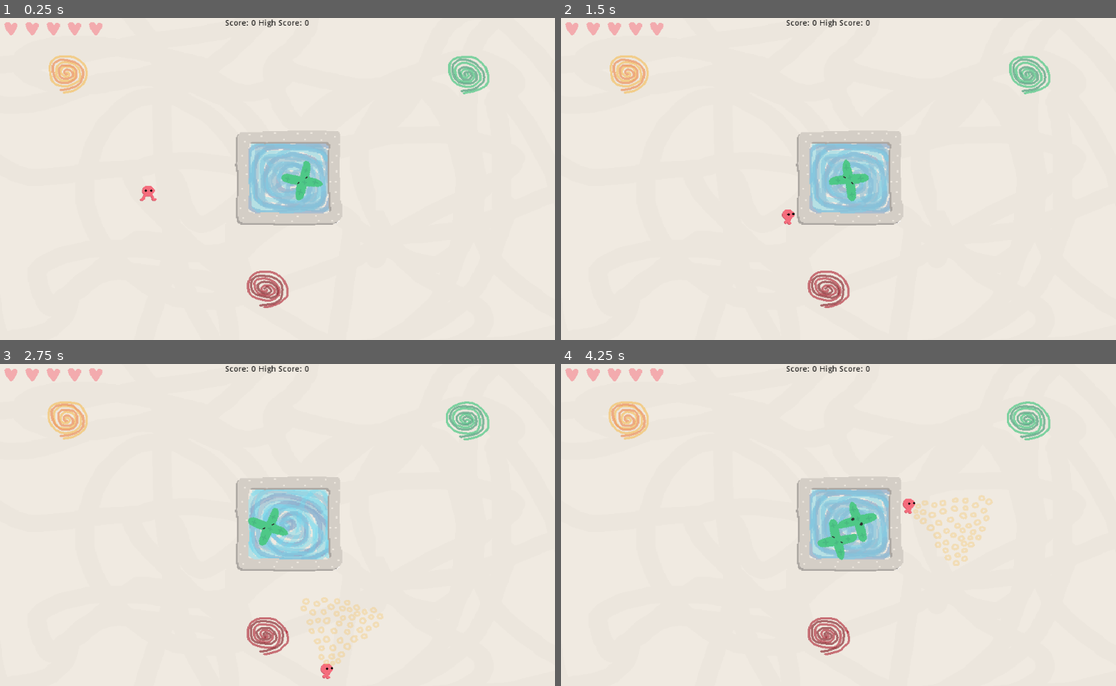
Above: before the commit, frames 1-4 (two rows, left to right).
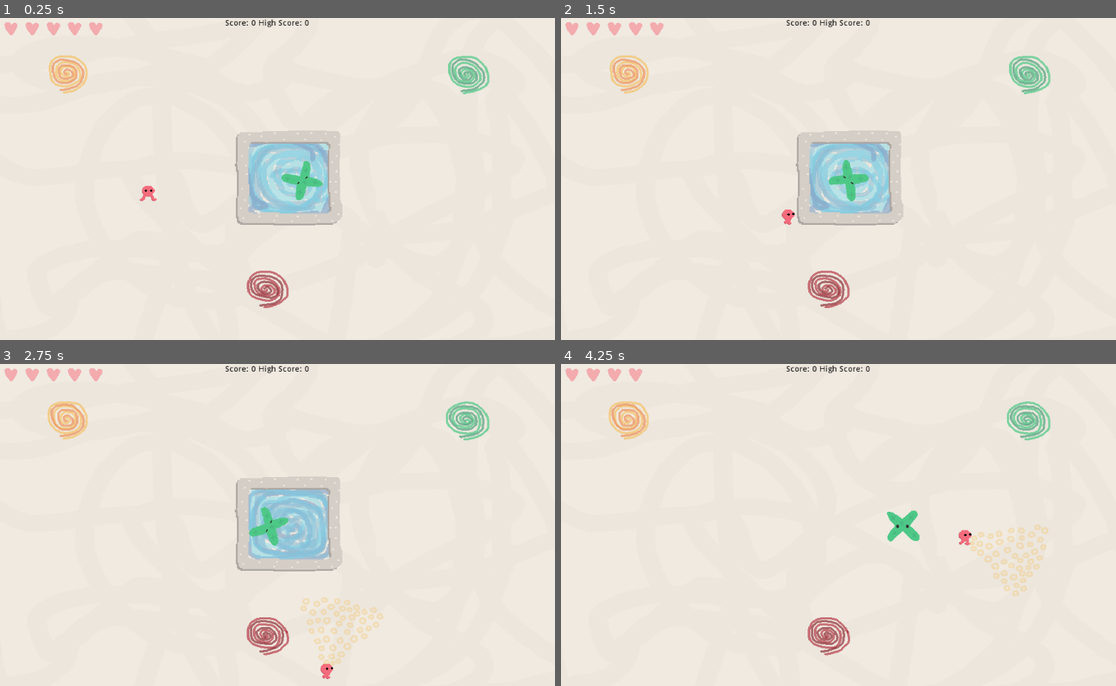
Above: after the commit, the same moments.

Repository: colinkarpfinger/HalfLife3
Game: Godot game, scene res://Scenes/Main.tscn
Two runs of this game, one before a commit and one after it. Both use one fixed random seed, a clock stepped at 60 frames per second and the inputs below. Sound files missing from this copy of the repository are replaced by a short silence.
Inputs (mouse positions are in pixels of both pictures, inside the frame that each line leads up to):
- Up to frame 1 (0.25 s): no input
- Up to frame 2 (1.5 s): move the mouse to (844, 27) at 0.52 s; press the mouse at (844, 27) at 0.53 s; hold D (move_right) 0.53-1.28 s; move the mouse to (727, 195) at 1.27 s; release the mouse at (727, 195) at 1.28 s; hold S (move_down) from 1.28 s (still down); click (727, 195) at 1.35 s
- Up to frame 3 (2.75 s): move the mouse to (333, 454) at 2.02 s; release S (move_down) at 2.03 s; press the mouse at (333, 454) at 2.03 s; hold D (move_right) from 2.03 s (still down)
- Up to frame 4 (4.25 s): move the mouse to (810, 592) at 2.77 s; release D (move_right) at 2.78 s; release the mouse at (810, 592) at 2.78 s; hold W (move_up) 2.78-3.53 s; click (810, 592) at 2.85 s; move the mouse to (1005, 576) at 3.52 s; press the mouse at (1005, 576) at 3.53 s; hold A (move_left) from 3.53 s (still down)

The runs differ from the first frame. In frame 1, 1.0% of the frame differs, in the area x 44-60%, y 39-61%; in frame 2, 1.1%; in frame 3, 1.7%; in frame 4, 5.8%, in the area x 16-88%, y 1-73%.

Commit message:
updated particle physics

Diff:
--- a/ParticleTesting/Scenes/Main.tscn
+++ b/ParticleTesting/Scenes/Main.tscn
@@ -68,7 +68,6 @@
 scale = Vector2( 0.9718, 1 )
 numToSpawn = 1
 spawnVelocityMagnitude = 200
-spawn_time = 10
 
 [node name="Walls" type="Node2D" parent="."]
 __meta__ = {
--- a/ParticleTesting/Scripts/Particle.gd
+++ b/ParticleTesting/Scripts/Particle.gd
@@ -7,7 +7,7 @@
 var animatedSprite = null
 var sprite = null
 
-export (float) var collisionSpeedUp = 50
+#export (float) var collisionSpeedUp = 50
 export (float) var slowedDamp = 2
 export (float) var max_speed = 1000
 export (float) var max_speed_for_audio = 200
@@ -15,6 +15,10 @@
 export (int) var numParticlesOnDecay = 2
 export (float) var shakeAmount = 4
 export (float) var shakeVecDecayFactor = 0.5
+export (float) var accelMultiplier = 1
+export (float) var wrongColorDamageReduce = .3
+export (float) var childSpawnAccel = 1
+
 
 
 onready var RNG = RandomNumberGenerator.new()
@@ -25,6 +29,7 @@
 var absoluteScale = 1
 var decayOffset = 80
 var emittingParticles = false
+var gradualAccel = .01
 
 var health : float = startingHealth
 var shakeVec : Vector2 = Vector2(0, 0)
@@ -129,6 +134,7 @@
 
 	if state == states.ACTIVE and health <= 0:  #and rand_range(0, 100 / _delta) <= 1:
 		decay()
+	linear_velocity += linear_velocity.normalized() * gradualAccel * accelMultiplier
 	linear_velocity = linear_velocity.clamped(max_speed)
 
 
@@ -137,7 +143,7 @@
 	if body is RigidBody2D :
 		var bodyRB : RigidBody2D = body
 		var velocityDirection = bodyRB.linear_velocity.normalized()
-		bodyRB.apply_impulse(Vector2(0,0), velocityDirection * collisionSpeedUp)
+#		bodyRB.apply_impulse(Vector2(0,0), velocityDirection * collisionSpeedUp)
 
 	var selfRB : RigidBody2D = self
 
@@ -181,7 +187,7 @@
 		for i in range(0, numParticlesOnDecay):
 			var new_angle = angle_delta * i + linear_velocity.angle() + angle_rnd_offset
 			var offset = base_offset.normalized().rotated(new_angle) * scale
-			var new_velocity = linear_velocity.length() * Vector2.RIGHT.rotated(new_angle)
+			var new_velocity = linear_velocity.length() * Vector2.RIGHT.rotated(new_angle) * childSpawnAccel
 			#print(new_angle, '      ', new_velocity.angle())
 			#print("Particle: spawning with scale: " + str(absoluteScale))
 			var particle = get_parent().call_deferred(
@@ -206,9 +212,11 @@
 	pass
 
 func _slow(beamStrength, beamColor):
-	print("BEAM HIT")
 	if state == states.ACTIVE:
 		if beamColor == color:
 			emittingParticles = true
 			health -= beamStrength / globalScales[decayLevel - 1]
+		else:
+			health -= beamStrength / globalScales[decayLevel - 1] * wrongColorDamageReduce
+
 		slowed = true
--- a/ParticleTesting/Scripts/ParticleSpawner.gd
+++ b/ParticleTesting/Scripts/ParticleSpawner.gd
@@ -2,12 +2,12 @@
 
 var timeMachine;
 
-export var numToSpawn = 200
+export var numToSpawn = 2
 export var spawnVelocityMagnitude = 10
 export var maxRotationSpeed = 2
 export var particleScale = 1
 export var spawn_distance = 15
-export var spawn_time = 6
+#export var spawn_time = 2
 
 export var starting_db = -80
 export var final_db = 0
@@ -49,7 +49,7 @@
 	setup_audio()
 	randomize()
 
-	$Timer.wait_time = spawn_time
+#	$Timer.wait_time = spawn_time
 
 	var angle_delta = 360 / max(numToSpawn - 1, 1)
 	for n in range(0, numToSpawn):
--- a/ParticleTesting/Scripts/Reactor.gd
+++ b/ParticleTesting/Scripts/Reactor.gd
@@ -3,11 +3,11 @@
 const Particle = preload("res://Scripts/Particle.gd")
 
 const open_length = 2
-const closed_length = 14
+const closed_length = 8
 
 var walls_open = false
 
-var state_duration  = 0
+var state_duration  = 5
 
 
 # Called when the node enters the scene tree for the first time.
--- a/ParticleTesting/Subscenes/ParticleSpawner.tscn
+++ b/ParticleTesting/Subscenes/ParticleSpawner.tscn
@@ -8,11 +8,10 @@
 
 [node name="ParticleSpawner" type="Node2D"]
 script = ExtResource( 1 )
-numToSpawn = 300
 spawnVelocityMagnitude = 100
 
 [node name="Timer" type="Timer" parent="."]
-wait_time = 4.0
+wait_time = 5.0
 autostart = true
 
 [node name="basic_drums" type="AudioStreamPlayer" parent="."]
--- a/ParticleTesting/Subscenes/Particles/Red.tscn
+++ b/ParticleTesting/Subscenes/Particles/Red.tscn
@@ -48,10 +48,11 @@
 linear_damp = 0.0
 angular_damp = 0.0
 script = ExtResource( 2 )
-collisionSpeedUp = 25.0
 slowedDamp = 3.0
 max_speed = 750.0
-startingHealth = 1000.0
+startingHealth = 500.0
+accelMultiplier = 5.0
+childSpawnAccel = 2.0
 
 [node name="Sprites" type="Node2D" parent="."]
 z_index = 1
--- a/ParticleTesting/Subscenes/Particles/RedSmall.tscn
+++ b/ParticleTesting/Subscenes/Particles/RedSmall.tscn
@@ -30,9 +30,10 @@
 linear_damp = 0.0
 angular_damp = 0.0
 script = ExtResource( 2 )
-collisionSpeedUp = 25.0
 slowedDamp = 3.0
-startingHealth = 1000.0
+startingHealth = 500.0
+accelMultiplier = 5.0
+childSpawnAccel = 2.0
 
 [node name="Sprites" type="Node2D" parent="."]
 z_index = 1
--- a/ParticleTesting/Subscenes/Particles/Yellow.tscn
+++ b/ParticleTesting/Subscenes/Particles/Yellow.tscn
@@ -56,6 +56,9 @@
 angular_damp = 0.0
 script = ExtResource( 2 )
 slowedDamp = 3.0
+startingHealth = 1200.0
+accelMultiplier = 2.0
+childSpawnAccel = 1.5
 
 [node name="Sprites" type="Node2D" parent="."]
 z_index = 1
@@ -68,7 +71,6 @@
 [node name="AnimatedSprite" type="AnimatedSprite" parent="Sprites"]
 frames = SubResource( 6 )
 animation = "blink"
-frame = 3
 playing = true
 script = ExtResource( 3 )
 
--- a/ParticleTesting/Subscenes/Particles/YellowSmall.tscn
+++ b/ParticleTesting/Subscenes/Particles/YellowSmall.tscn
@@ -34,6 +34,9 @@
 angular_damp = 0.0
 script = ExtResource( 2 )
 slowedDamp = 3.0
+startingHealth = 1200.0
+accelMultiplier = 2.0
+childSpawnAccel = 1.5
 
 [node name="Collider" type="CollisionShape2D" parent="."]
 shape = SubResource( 2 )
--- a/ParticleTesting/Subscenes/Reactor.tscn
+++ b/ParticleTesting/Subscenes/Reactor.tscn
@@ -108,14 +108,13 @@
 visible = false
 position = Vector2( -2.37051, 5.01057 )
 frames = SubResource( 11 )
-frame = 6
+frame = 2
 playing = true
 
 [node name="WallSprite" type="AnimatedSprite" parent="."]
 position = Vector2( -2.32518, 0.25949 )
 frames = SubResource( 16 )
 animation = "closed"
-frame = 1
 playing = true
 
 [node name="Area2D" type="Area2D" parent="."]
